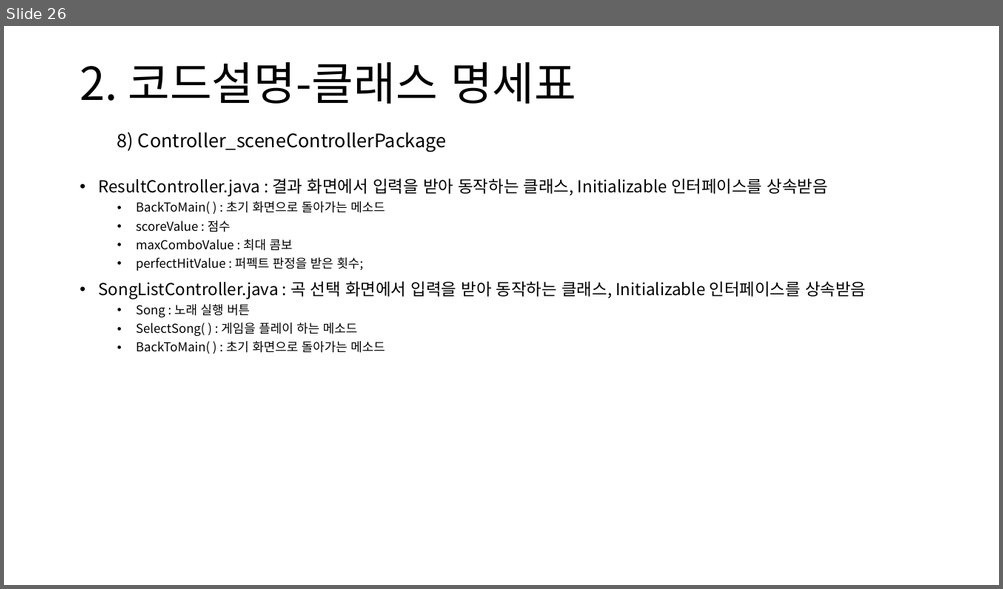
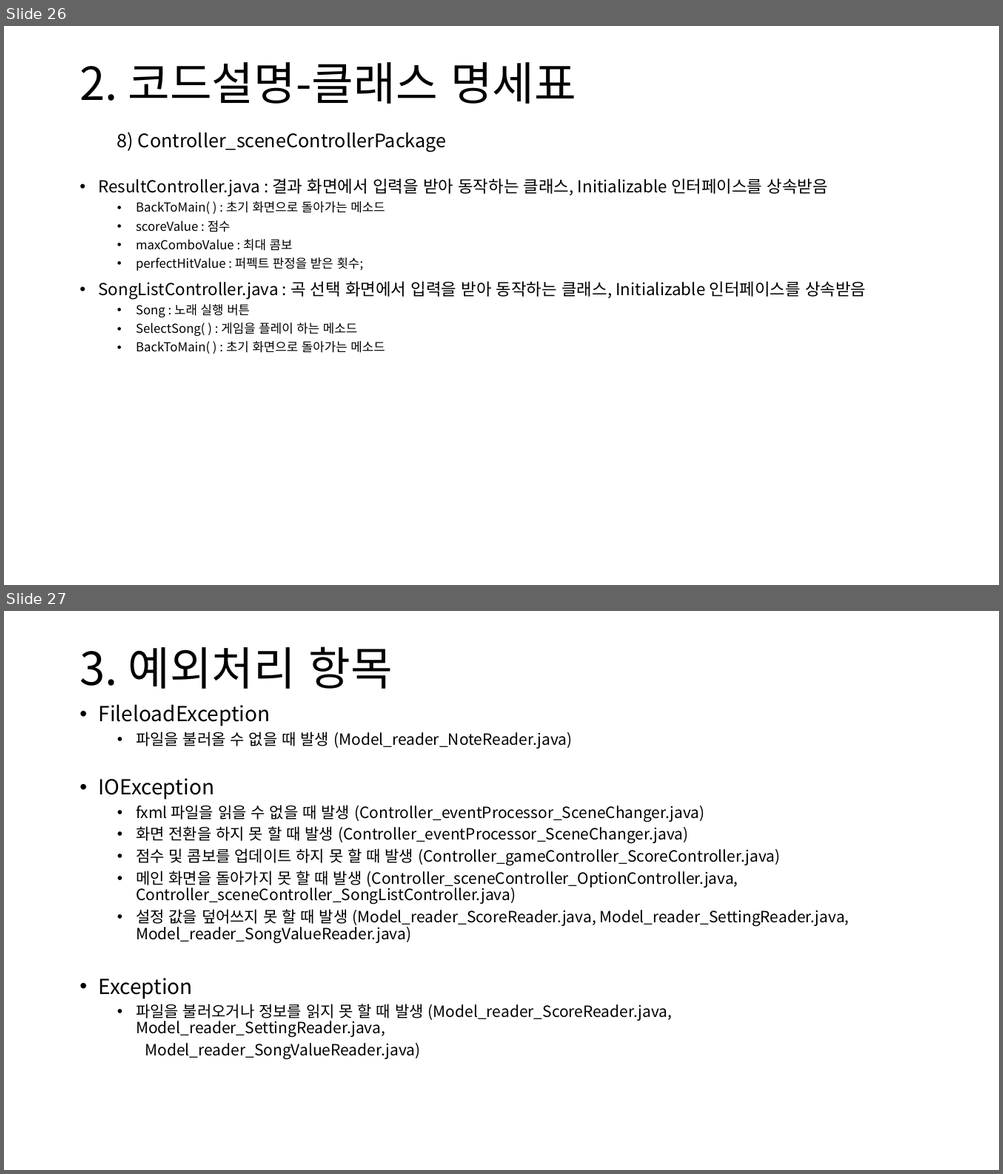
Before and after one commit to PKafka0320/clone-deemo, a slide deck: PSB_Project_report (by Old_Process).pptx. Shown one above the other, each under a label of ours: slide 26 before the commit, slides 26 and 27 after it. The pictures are 1003x589 and 1003x1174 pixels, drawn with LibreOffice and Linux fonts; fonts in the diff are those of the drawing. Boxes give left, top, right and bottom in pixels: in the first picture for what was removed or moved away, otherwise in the second. Text is boxed around its words. In the diff, an @@ line names an element or a change of style, - is before the commit and + after.

```diff
--- a/PSB_Project_report (by Old_Process).pptx
+++ b/PSB_Project_report (by Old_Process).pptx
@@ slide 27 added at (x1=4, y1=611, x2=999, y2=1170), background #FFFFFF @@
@@ title added at (x1=79, y1=647, x2=392, y2=689), 44 pt, text #000000 @@
+3. 예외처리 항목
@@ text added at (x1=99, y1=704, x2=849, y2=1059), 15 pt, text #000000 @@
+• FileloadException
+  • 파일을 불러올 수 없을 때 발생 (Model_reader_NoteReader.java)
+• IOException
+  • fxml 파일을 읽을 수 없을 때 발생 (Controller_eventProcessor_SceneChanger.java)
+  • 화면 전환을 하지 못 할 때 발생 (Controller_eventProcessor_SceneChanger.java)
+  • 점수 및 콤보를 업데이트 하지 못 할 때 발생 (Controller_gameController_ScoreController.java)
+  • 메인 화면을 돌아가지 못 할 때 발생 (Controller_sceneController_OptionController.java, Controller_sceneController_SongListController.java)
+  • 설정 값을 덮어쓰지 못 할 때 발생 (Model_reader_ScoreReader.java, Model_reader_SettingReader.java, Model_reader_SongValueReader.java)
+• Exception
+  • 파일을 불러오거나 정보를 읽지 못 할 때 발생 (Model_reader_ScoreReader.java, Model_reader_SettingReader.java,
+  Model_reader_SongValueReader.java)
```
Also in this commit, not shown: 1 other slide added.
